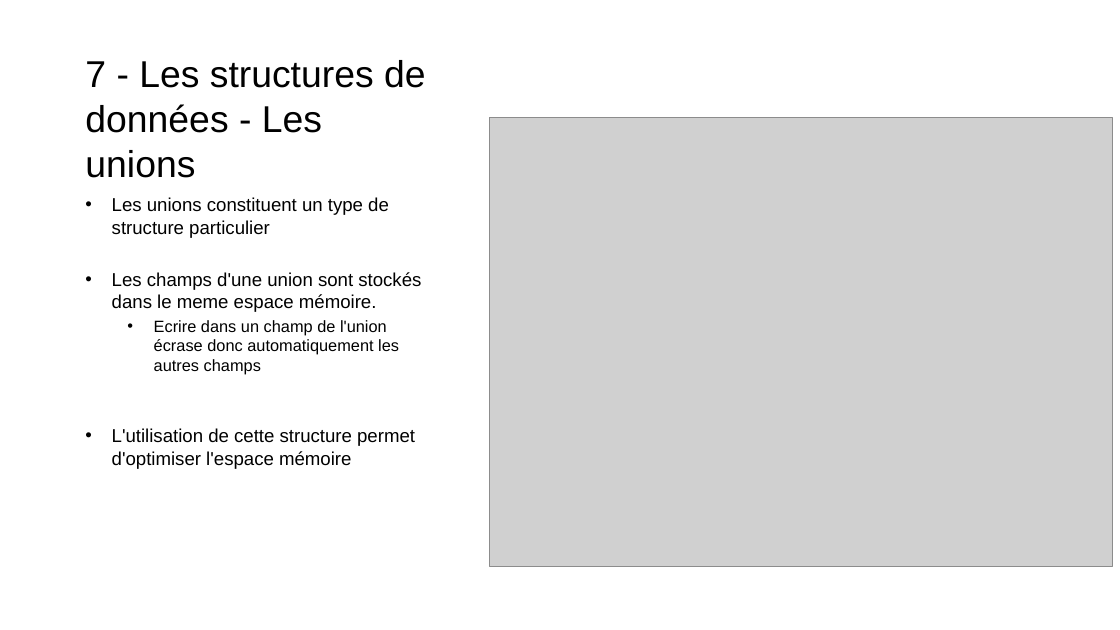
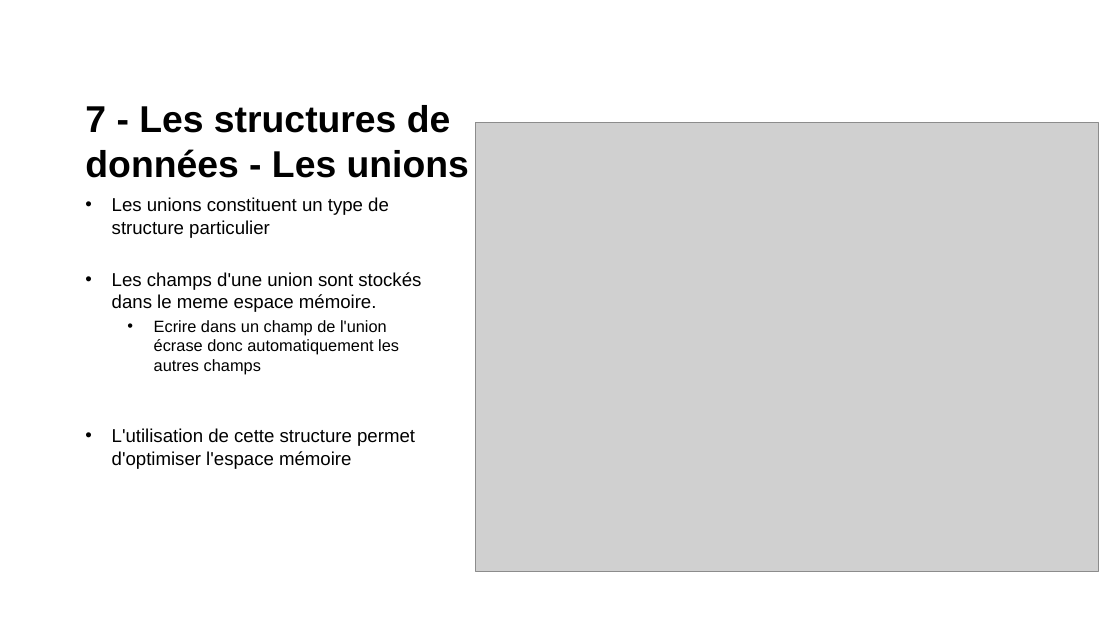
Before and after one commit to t-tortosa/cppCourses, a slide deck: slide 26 of POO.pptx. Drawn at 1120x630 pixels with LibreOffice and Linux fonts; fonts in the diff are those of the drawing; grey boxes stand for pictures; background and template pictures are left out. Boxes give left, top, right and bottom in pixels: in the first picture for what was removed or moved away, otherwise in the second. Text is boxed around its words. In the diff, an @@ line names an element or a change of style, - is before the commit and + after.

```diff
--- a/POO.pptx
+++ b/POO.pptx
@@ title "7 - Les structures de ..." at (85,105,469,178): bold on @@
@@ picture: place and size @@
-picture at (490,118,1113,566)
+picture at (476,123,1099,571)
```
Also in this commit, not shown: 35 other slides changed, 8 slides added, 2 other files.
